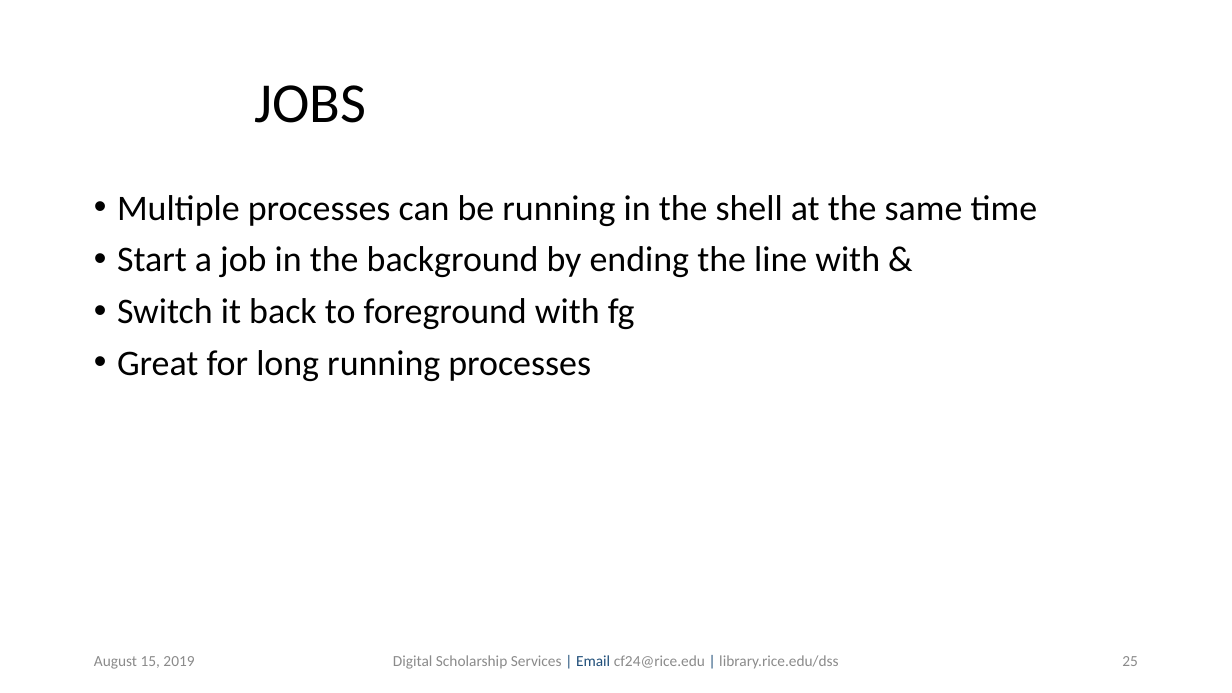
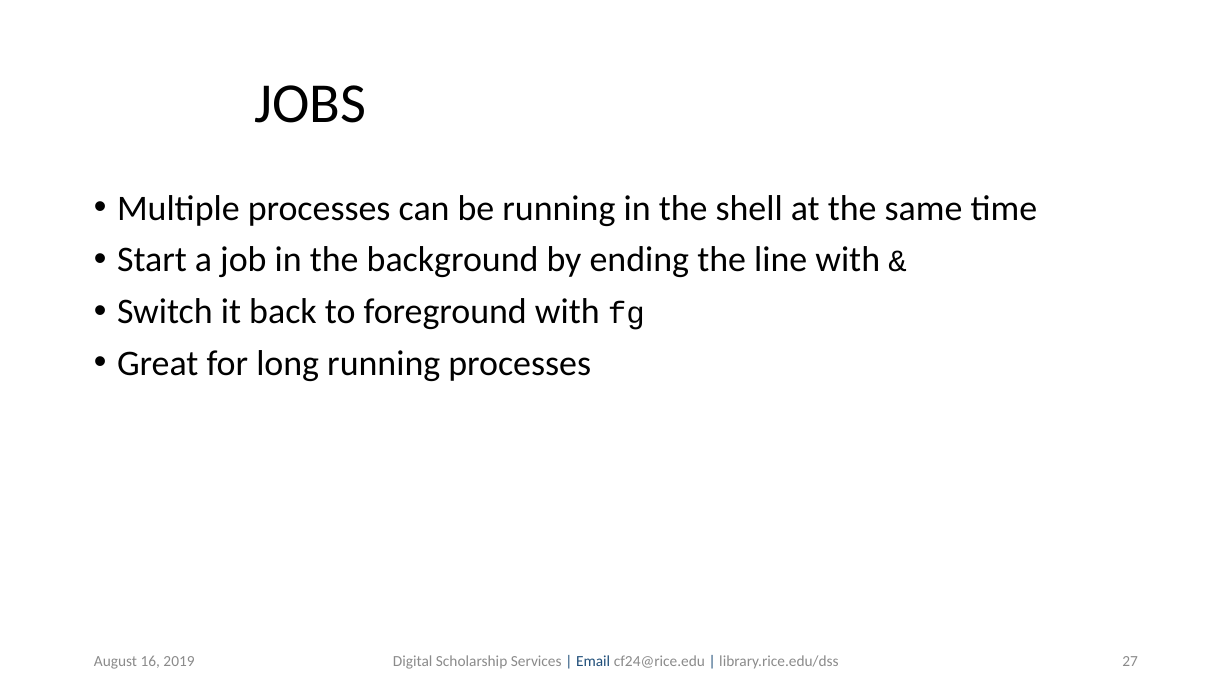
Before and after one commit to bakitybacon/rice-data-and-donuts, a slide deck: slide 27 of bash/Introduction to Bash.pptx (slide 25 before the commit). Drawn at 1232x693 pixels with LibreOffice and Linux fonts; fonts in the diff are those of the drawing; background and template pictures are left out. Boxes give left, top, right and bottom in pixels: in the first picture for what was removed or moved away, otherwise in the second. Text is boxed around its words. In the diff, an @@ line names an element or a change of style, - is before the commit and + after.

```diff
--- a/bash/Introduction to Bash.pptx
+++ b/bash/Introduction to Bash.pptx
@@ text at [117,246,880,330]: size 28 to 24 pt, font Calibri to Courier New in "&", "fg" @@
@@ text at [94,655,194,669]: text changed @@
-August 15, 2019
+August 16, 2019
@@ page number at [1122,656,1138,666]: text changed @@
-25
+27
```
Also in this commit, not shown: 42 other slides changed, 1 slide added.
